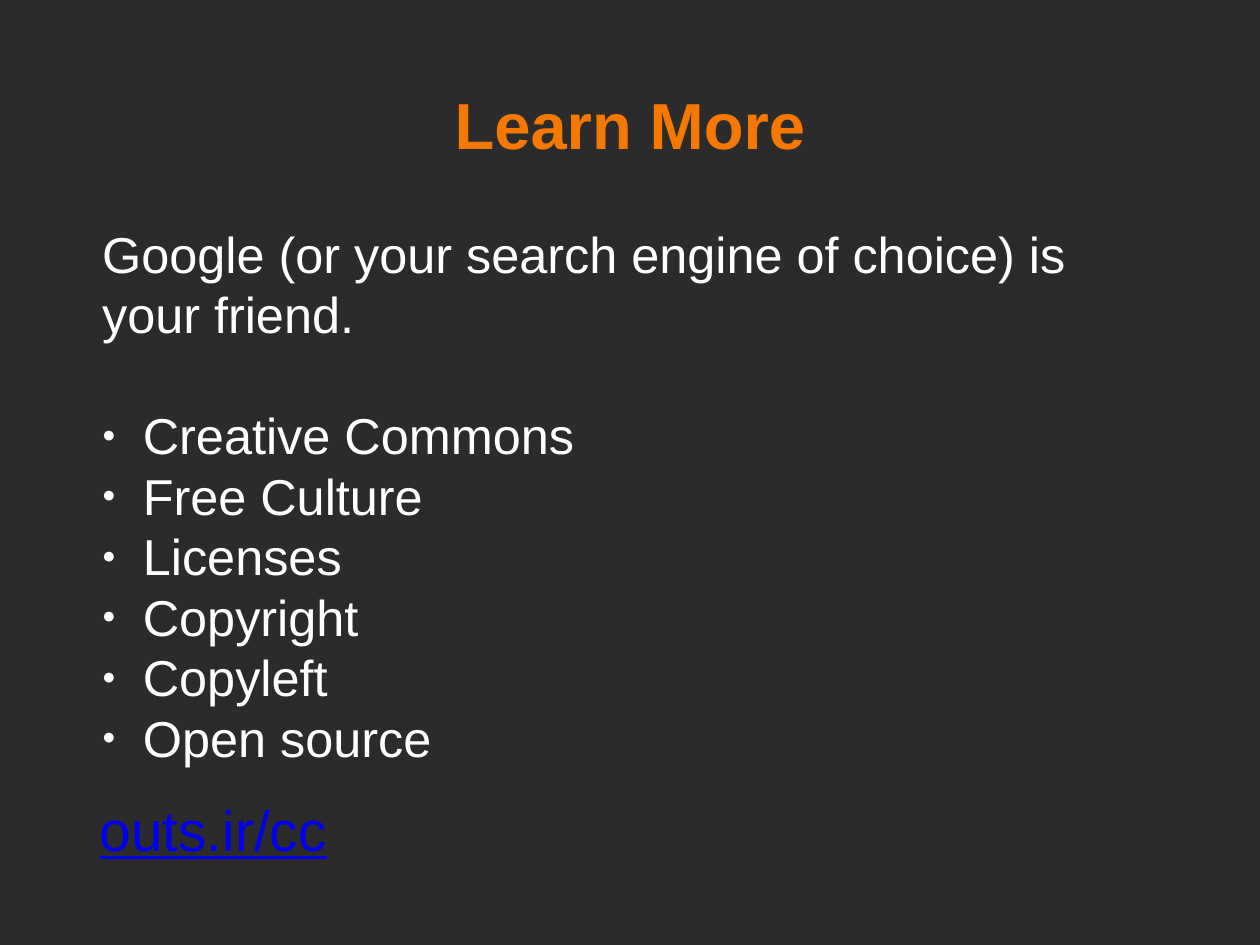
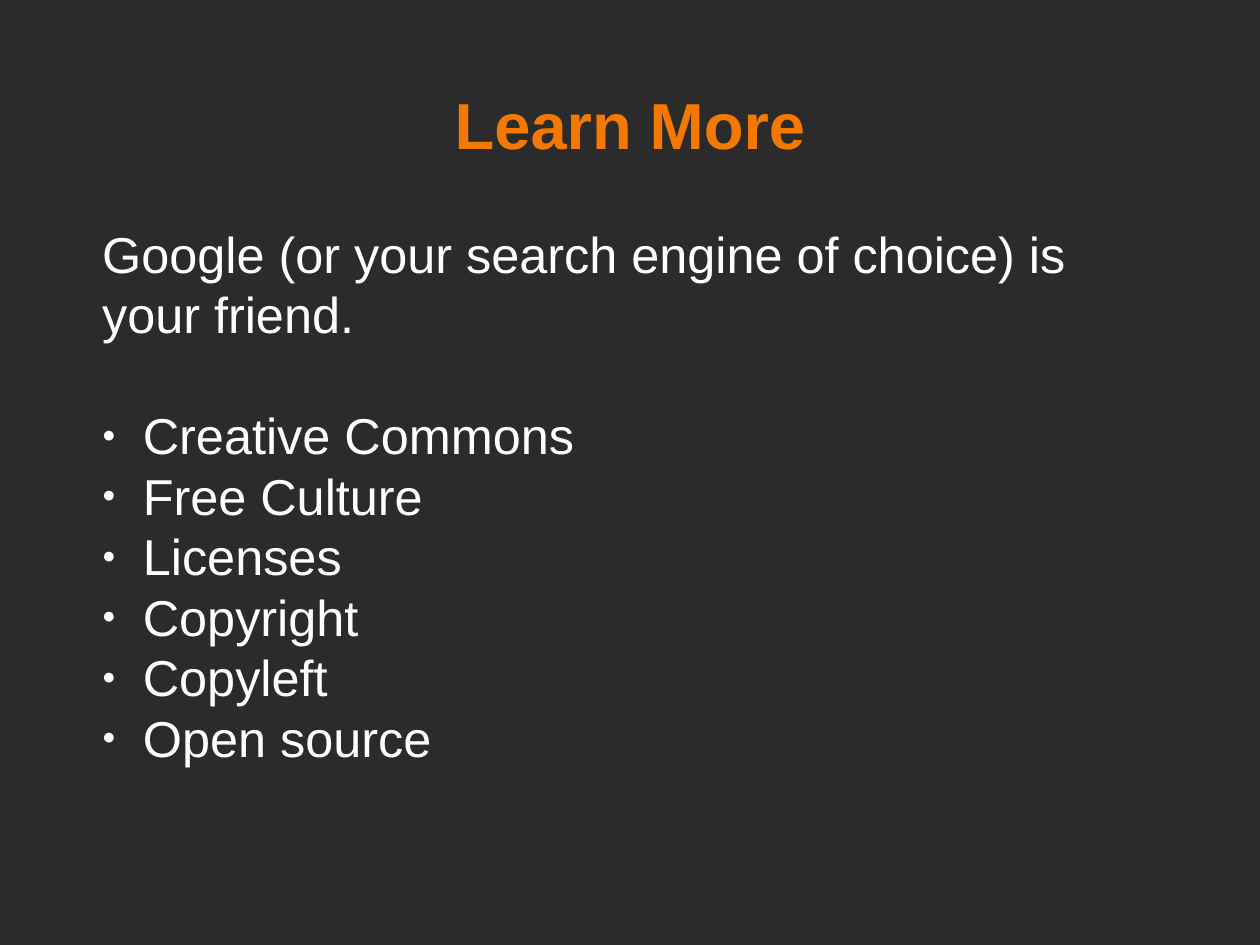
Before and after one commit to mohsend/know-creativecommons, a slide deck: slide 16 of know-cc-slideshow.odp. Drawn at 1260x945 pixels with LibreOffice and Linux fonts; fonts in the diff are those of the drawing; background and template pictures are left out; a plain dark background stands for a picture behind light text. Boxes give left, top, right and bottom in pixels: in the first picture for what was removed or moved away, otherwise in the second. Text is boxed around its words. In the diff, an @@ line names an element or a change of style, - is before the commit and + after.

```diff
--- a/know-cc-slideshow.odp
+++ b/know-cc-slideshow.odp
@@ text removed at (100, 810, 327, 859) @@
-outs.ir/cc
```
Also in this commit, not shown: 2 other slides changed, 1 slide added, 1 other file.
